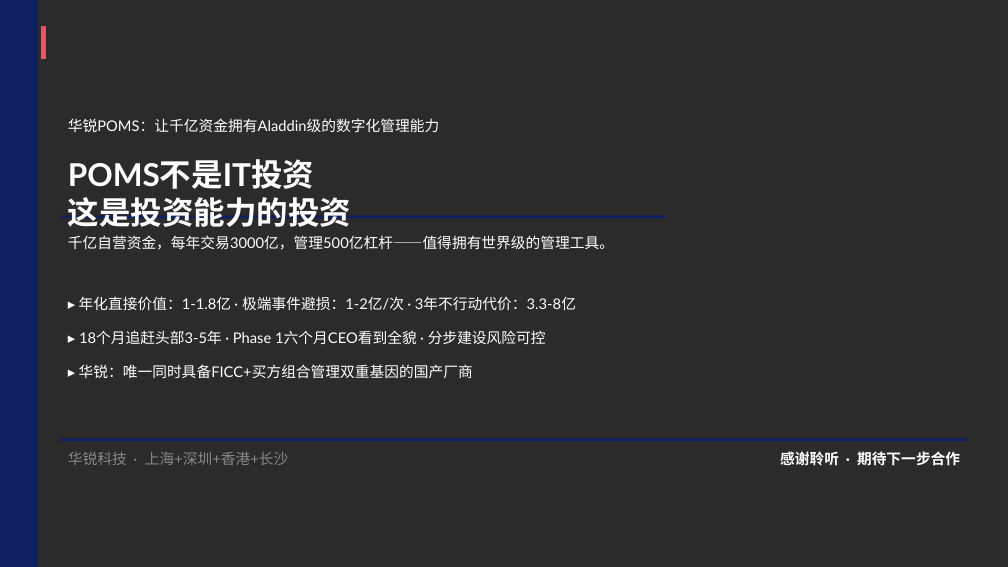
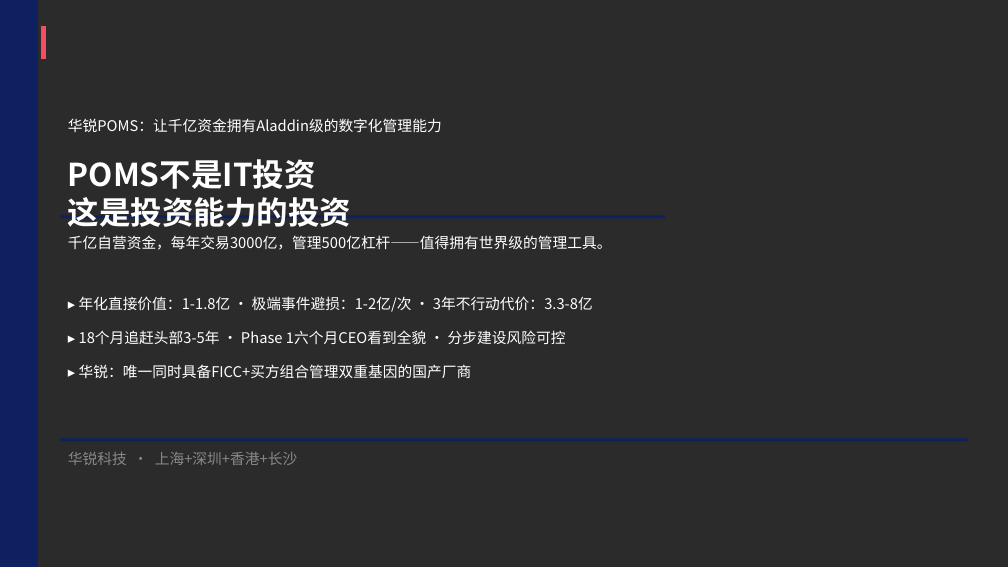
Before and after one commit to BellyFish99/ficc-projDocs, a slide deck: slide 55 of gy/gy_ppt.pptx (slide 43 before the commit). Drawn at 1008x567 pixels with LibreOffice and Linux fonts; fonts in the diff are those of the drawing; background and template pictures are left out; a plain dark background stands for a picture behind light text. Boxes give left, top, right and bottom in pixels: in the first picture for what was removed or moved away, otherwise in the second. Text is boxed around its words. In the diff, an @@ line names an element or a change of style, - is before the commit and + after.

```diff
--- a/gy/gy_ppt.pptx
+++ b/gy/gy_ppt.pptx
@@ font Lato to Noto Sans CJK SC in 7 elements at (68, 118, 442, 132), (68, 159, 351, 227), (68, 235, 612, 250), (79, 296, 593, 312), (95, 330, 566, 344), (79, 364, 471, 378), (68, 452, 297, 465) @@
@@ text removed at (780, 451, 960, 466) @@
-感谢聆听 · 期待下一步合作
```
Also in this commit, not shown: 31 other slides changed, 23 slides added, 11 slides removed, 36 other files.
